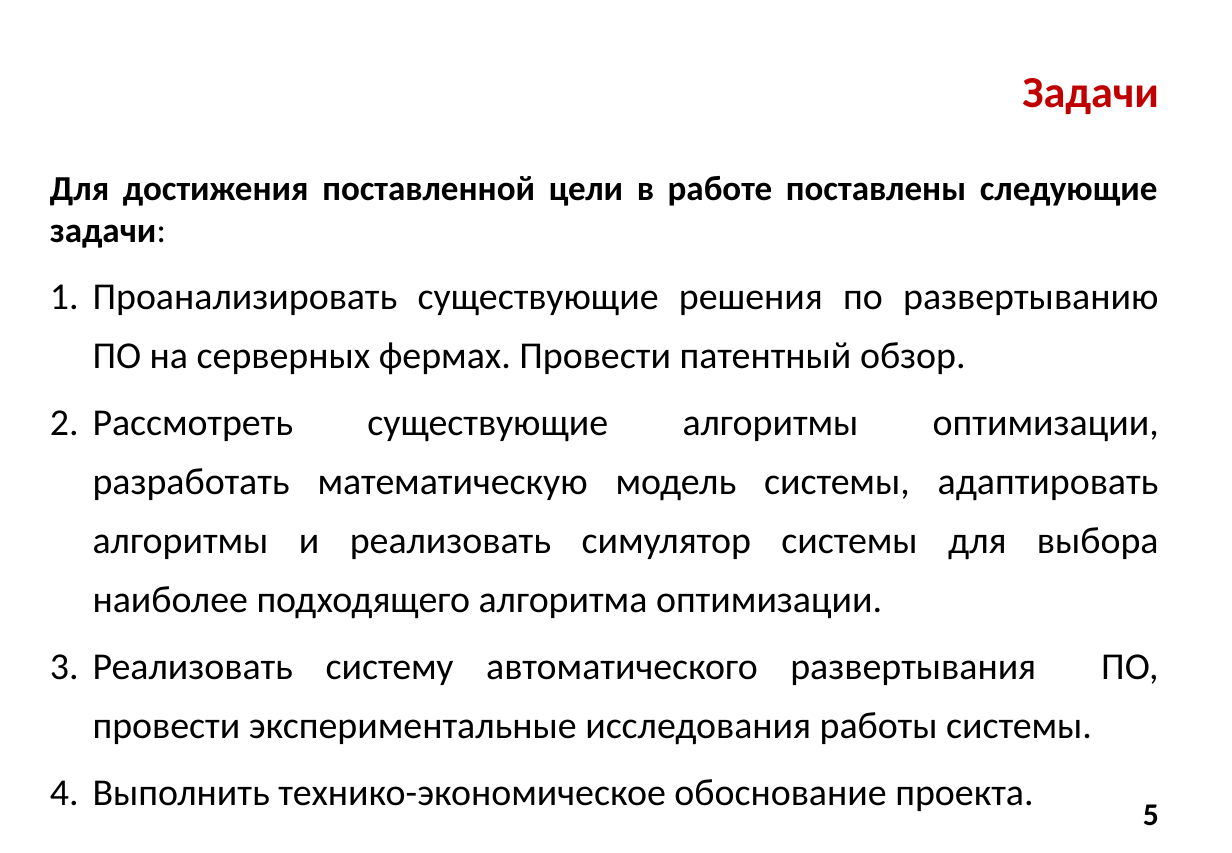
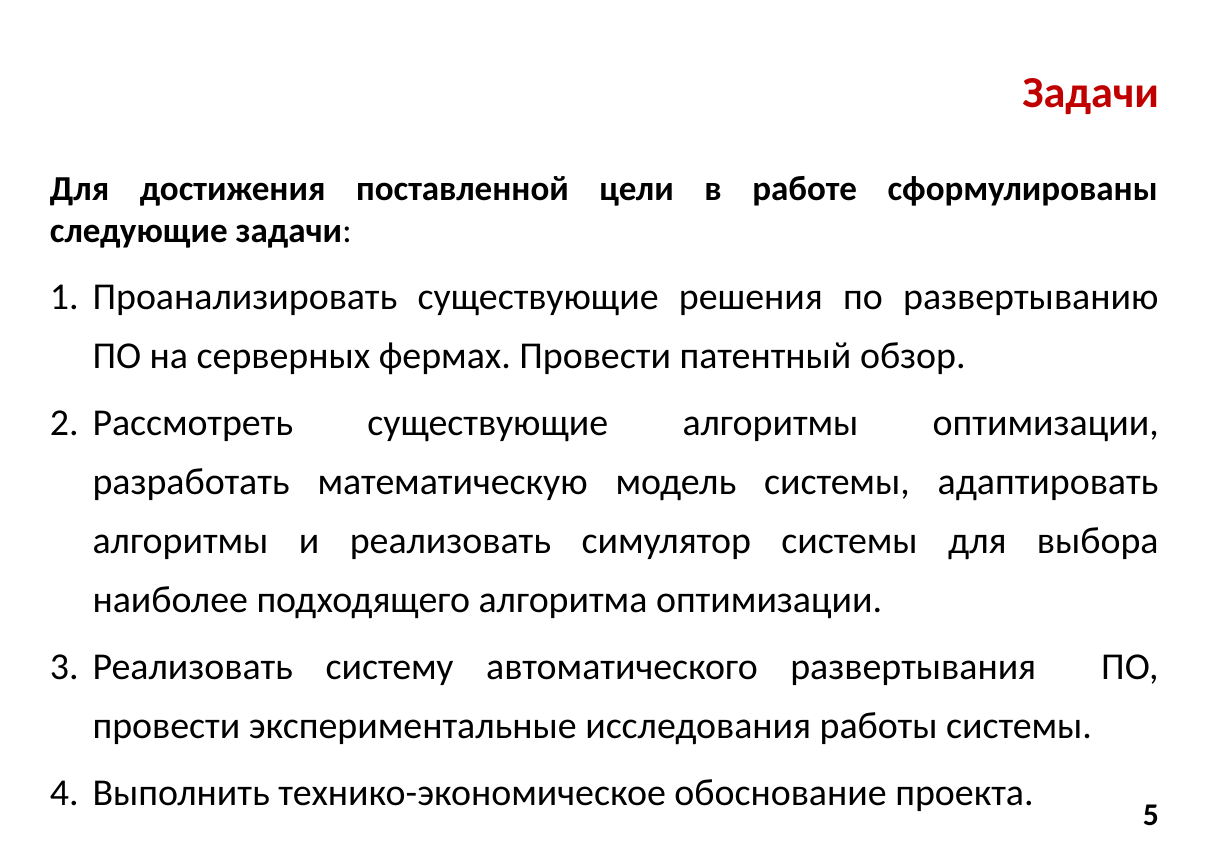
Before and after one commit to Alex-made/diplom, a slide deck: slide 5 of Презентация/Презентация диплома.pptx. Drawn at 1232x853 pixels with LibreOffice and Linux fonts; fonts in the diff are those of the drawing; background and template pictures are left out. Boxes give left, top, right and bottom in pixels: in the first picture for what was removed or moved away, otherwise in the second. Text is boxed around its words. In the diff, an @@ line names an element or a change of style, - is before the commit and + after.

```diff
--- a/Презентация/Презентация диплома.pptx
+++ b/Презентация/Презентация диплома.pptx
@@ text at <box>50,176,1158,248</box>: text changed @@
-Для достижения поставленной цели в работе поставлены следующие задачи:
+Для достижения поставленной цели в работе сформулированы следующие задачи:
```
Also in this commit, not shown: 7 other slides changed, 3 other files.
